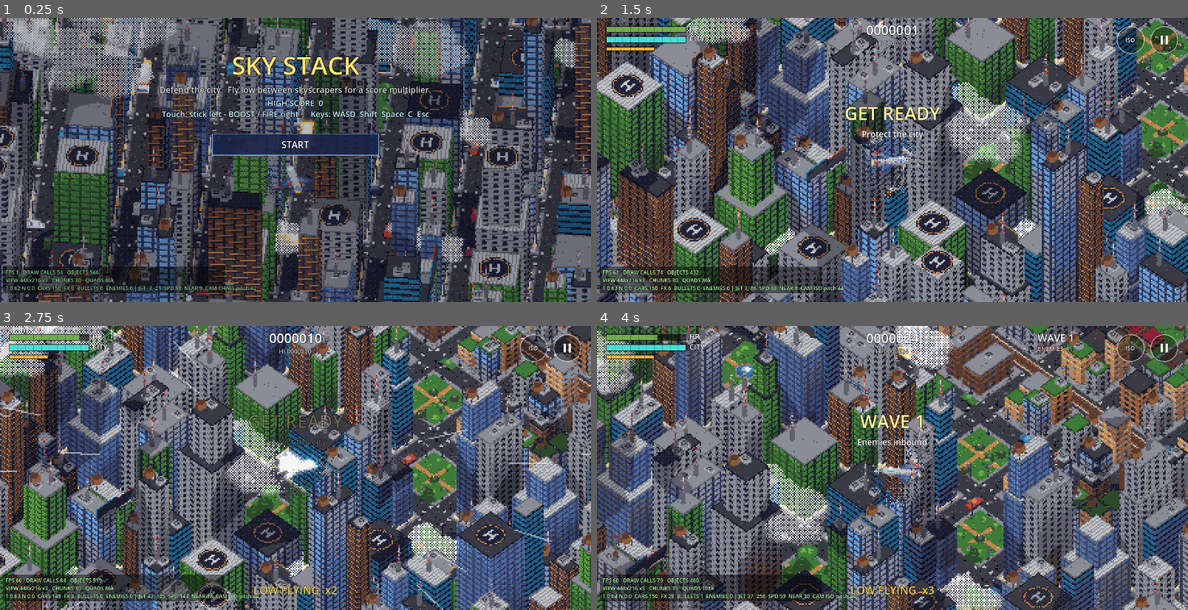
Above: before the commit, frames 1-4 (two rows, left to right).
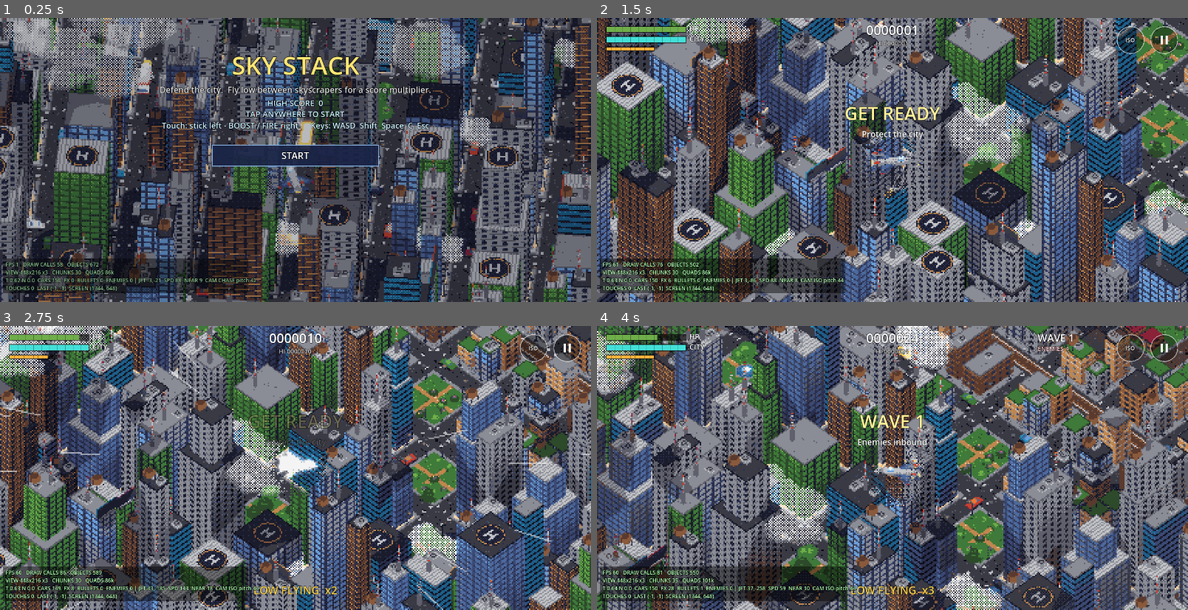
Above: after the commit, the same moments.

Repository: andriiolshevskyi7-hash/sky-stack
Game: Godot game, scene res://main.tscn
The game is run twice, just before and just after one commit, with the same random seed, the same clock (stepped at 60 frames per second) and the same inputs.
Inputs (mouse positions are in pixels of both pictures, inside the frame that each line leads up to):
- Up to frame 1 (0.25 s): no input
- Up to frame 2 (1.5 s): tap Enter at 0.5 s; move the mouse to (1022, 145) at 0.52 s; hold D 0.53-1.25 s; tap C at 0.6 s; click (1022, 145) at 0.67 s; tap Space at 0.77 s; drag from (774, 174) to (862, 216) at 1.27 s
- Up to frame 3 (2.75 s): move the mouse to (354, 405) at 2.02 s; hold D from 2.03 s (still down); hold Shift from 2.03 s (still down); click (354, 405) at 2.17 s
- Up to frame 4 (4 s): release D at 2.75 s; release Shift at 2.75 s; drag from (862, 524) to (715, 425) at 2.77 s; move the mouse to (1069, 510) at 3.52 s; hold A from 3.53 s (still down); hold J from 3.53 s (still down); click (1069, 510) at 3.67 s; tap Space at 3.77 s

The runs differ from the first frame. In frame 1, 5.0% of the frame differs, in the area x 0-73%, y 32-97%; in frame 2, 2.2%; in frame 3, 2.2%; in frame 4, 2.2%.

Commit message:
Fix touch input on menus (START unresponsive on Android)
- Menu handles InputEventScreenTouch directly in _input instead of relying
  on GUI picking + touch-to-mouse emulation; button rects are computed on
  demand, not only inside _draw(); emulated mouse events are ignored to avoid
  double activation; menu no longer uses MOUSE_FILTER_STOP
- Title screen: tap anywhere to start
- Gameplay controls disabled while paused (no stray joystick on RESUME)
- Debug overlay shows touch count / last touch position and a marker
- Headless touch test: START, joystick, FIRE, BOOST, CAM, PAUSE, RESUME,
  game over RETRY via simulated InputEventScreenTouch

Co-Authored-By: Claude Opus 5.5 <noreply@anthropic.com>
Claude-Session: https://claude.ai/code/session_01L9hRBCRnnnxvoWgFDdSWFJ

Diff:
--- a/scripts/controls.gd
+++ b/scripts/controls.gd
@@ -32,6 +32,10 @@
 var _touch_fire := false
 var _mouse_fire := false
 var enabled := true
+# diagnostics (shown in the debug overlay)
+var last_touch := Vector2(-1, -1)
+var touch_count := 0
+var last_touch_ms := 0
 
 
 func _ready() -> void:
@@ -70,6 +74,9 @@
 		touch_seen = true
 		var e := event as InputEventScreenTouch
 		if e.pressed:
+			last_touch = e.position
+			touch_count += 1
+			last_touch_ms = Time.get_ticks_msec()
 			if e.position.distance_to(pause_pos) < small_radius * 1.4:
 				pause_pressed.emit()
 				return
--- a/scripts/hud.gd
+++ b/scripts/hud.gd
@@ -75,6 +75,9 @@
 			ctext(vs.x * 0.5, vs.y * 0.36 + 44 * s, game.banner_sub, 22, Color(1, 1, 1, a))
 	if OS.is_debug_build() and game.show_debug:
 		_draw_debug(vs)
+		# touch diagnostics: marker where the last touch landed
+		if c != null and Time.get_ticks_msec() - c.last_touch_ms < 600:
+			draw_arc(c.last_touch, 30.0 * s, 0, TAU, 24, Color(1, 1, 0, 0.9), 3.0 * s)
 
 
 func _draw_status(vs: Vector2) -> void:
@@ -137,9 +140,10 @@
 		"FPS %d   DRAW CALLS %d   OBJECTS %d" % [fps, dc, objs],
 		"VIEW %dx%d x%d   CHUNKS %d   QUADS %dk" % [game.pv.low.x, game.pv.low.y, game.pv.pixel_scale, game.chunks.chunks.size(), game.chunks.total_quads() / 1000],
 		game.debug_extra(),
+		"TOUCHES %d  LAST %s  SCREEN %s" % [game.controls.touch_count, game.controls.last_touch.round(), vs],
 	]
-	var y := vs.y - 70 * s
-	draw_rect(Rect2(Vector2(8 * s, y - 20 * s), Vector2(560 * s, 68 * s)), Color(0, 0, 0, 0.45))
+	var y := vs.y - 90 * s
+	draw_rect(Rect2(Vector2(8 * s, y - 20 * s), Vector2(620 * s, 88 * s)), Color(0, 0, 0, 0.45))
 	for l in lines:
 		text(Vector2(14 * s, y), l, 14, Color(0.7, 1.0, 0.7))
 		y += 20 * s
--- a/scripts/main.gd
+++ b/scripts/main.gd
@@ -228,7 +228,8 @@
 	menu.open("SKY STACK", "Defend the city.  Fly low between skyscrapers for a score multiplier.",
 		[["START", start_game]],
 		[func() -> String: return "HIGH SCORE  %d" % Save.high_score,
-		"Touch: stick left - BOOST / FIRE right      Keys: WASD  Shift  Space  C  Esc"], 0.25)
+		"TAP ANYWHERE TO START",
+		"Touch: stick left - BOOST / FIRE right      Keys: WASD  Shift  Space  C  Esc"], 0.25, true)
 
 
 func start_game() -> void:
@@ -359,6 +360,7 @@
 	state = State.PAUSE
 	get_tree().paused = true
 	controls.reset()
+	controls.enabled = false
 	Sfx.set_engine(false, 0.0)
 	menu.open("PAUSED", "", [
 		["RESUME", _resume],
@@ -371,6 +373,8 @@
 
 func _resume() -> void:
 	menu.close()
+	controls.reset()
+	controls.enabled = true
 	state = State.PLAY
 	get_tree().paused = false
 
--- a/scripts/menu.gd
+++ b/scripts/menu.gd
@@ -12,17 +12,20 @@
 var _rects: Array[Rect2] = []
 var _hover := -1
 var dim := 0.55
+## If set, a tap anywhere outside the buttons triggers item 0 (title screen).
+var tap_anywhere := false
 
 
 func _ready() -> void:
 	set_anchors_preset(Control.PRESET_FULL_RECT)
 	font = ThemeDB.fallback_font
 	process_mode = Node.PROCESS_MODE_ALWAYS
-	mouse_filter = Control.MOUSE_FILTER_STOP
+	mouse_filter = Control.MOUSE_FILTER_IGNORE
 	visible = false
 
 
-func open(p_title: String, p_sub: String, p_items: Array, p_lines: Array = [], p_dim: float = 0.55) -> void:
+func open(p_title: String, p_sub: String, p_items: Array, p_lines: Array = [], p_dim: float = 0.55, p_tap_anywhere: bool = false) -> void:
+	tap_anywhere = p_tap_anywhere
 	title = p_title
 	subtitle = p_sub
 	items = p_items
@@ -60,17 +63,34 @@
 	for l in lines:
 		_ctext(vs.x * 0.5, y, _str(l), 20, Color(0.8, 0.95, 1.0))
 		y += 28 * s
-	y += 14 * s
+	layout()
+	for i in _rects.size():
+		var r := _rects[i]
+		draw_rect(r, Color(0.1, 0.14, 0.28, 0.9) if i != _hover else Color(0.2, 0.3, 0.55, 0.95))
+		draw_rect(r, Color(0.6, 0.8, 1.0, 0.8), false, 2.0 * s)
+		_ctext(vs.x * 0.5, r.position.y + r.size.y * 0.68, _str(items[i][0]), 24, Color.WHITE)
+
+
+## Button rects in screen pixels. Computed independently of drawing so input
+## works even before the first frame is drawn.
+func layout() -> void:
+	var vs := get_viewport_rect().size
+	s = clampf(vs.y / 720.0, 0.6, 3.0)
+	var y := vs.y * 0.2 + 46 * s
+	if subtitle != "":
+		y += 34 * s
+	y += 28 * s * lines.size() + 14 * s
 	_rects.clear()
 	var bw := 420.0 * s
 	var bh := 54.0 * s
 	for i in items.size():
-		var r := Rect2(Vector2(vs.x * 0.5 - bw * 0.5, y), Vector2(bw, bh))
-		_rects.append(r)
-		draw_rect(r, Color(0.1, 0.14, 0.28, 0.9) if i != _hover else Color(0.2, 0.3, 0.55, 0.95))
-		draw_rect(r, Color(0.6, 0.8, 1.0, 0.8), false, 2.0 * s)
-		_ctext(vs.x * 0.5, y + bh * 0.68, _str(items[i][0]), 24, Color.WHITE)
+		_rects.append(Rect2(Vector2(vs.x * 0.5 - bw * 0.5, y), Vector2(bw, bh)))
 		y += bh + 12 * s
+
+
+func button_center(i: int) -> Vector2:
+	layout()
+	return _rects[i].get_center() if i < _rects.size() else Vector2.ZERO
 
 
 func _ctext(cx: float, y: float, t: String, size: float, col: Color) -> void:
@@ -80,16 +100,32 @@
 	draw_string(font, Vector2(cx - w * 0.5, y), t, HORIZONTAL_ALIGNMENT_CENTER, w, fs, col)
 
 
-func _gui_input(event: InputEvent) -> void:
-	if event is InputEventMouseMotion:
+## Handles touch DIRECTLY (InputEventScreenTouch) so it never depends on
+## touch->mouse emulation or GUI picking. Real mouse clicks also work; mouse
+## events emulated from touch are ignored to avoid double activation.
+func _input(event: InputEvent) -> void:
+	if not visible:
+		return
+	var p := Vector2.INF
+	if event is InputEventScreenTouch and event.pressed:
+		p = event.position
+	elif event is InputEventMouseButton and event.pressed and event.button_index == MOUSE_BUTTON_LEFT:
+		if event.device == InputEvent.DEVICE_ID_EMULATION:
+			return
+		p = event.position
+	elif event is InputEventMouseMotion:
 		_hover = _hit(event.position)
-	elif event is InputEventMouseButton and event.pressed and event.button_index == MOUSE_BUTTON_LEFT:
-		var i := _hit(event.position)
-		if i >= 0:
-			accept_event()
-			Sfx.play("ui")
-			(items[i][1] as Callable).call()
-			queue_redraw()
+		return
+	else:
+		return
+	var i := _hit(p)
+	if i < 0 and tap_anywhere and not items.is_empty():
+		i = 0
+	if i >= 0:
+		Sfx.play("ui")
+		var cb: Callable = items[i][1]
+		cb.call_deferred()
+		queue_redraw()
 
 
 func _unhandled_key_input(event: InputEvent) -> void:
@@ -100,6 +136,7 @@
 
 
 func _hit(p: Vector2) -> int:
+	layout()
 	for i in _rects.size():
 		if _rects[i].has_point(p):
 			return i
--- a/tests/run_tests.gd
+++ b/tests/run_tests.gd
@@ -132,6 +132,94 @@
 	check(not CityGen.is_drivable(CityGen.coast_x(0.0) + 50.0, 0.0, true), "sea is not drivable")
 
 
+func _touch(pos: Vector2, pressed: bool, index: int = 0) -> void:
+	var ev := InputEventScreenTouch.new()
+	ev.index = index
+	ev.position = pos
+	ev.pressed = pressed
+	Input.parse_input_event(ev)
+
+
+func _drag(pos: Vector2, index: int = 0) -> void:
+	var ev := InputEventScreenDrag.new()
+	ev.index = index
+	ev.position = pos
+	Input.parse_input_event(ev)
+
+
+func _frames(n: int) -> void:
+	for i in n:
+		await get_tree().process_frame
+
+
+## Simulated touches on every piece of touch UI.
+func test_touch(main: Node) -> void:
+	print("[touch]")
+	get_tree().root.size = Vector2i(1344, 648)
+	await _frames(2)
+	print("    viewport %s" % main.get_viewport().get_visible_rect().size)
+	check(main.state == main.State.TITLE and main.menu.visible, "title menu shown")
+	var start: Vector2 = main.menu.button_center(0)
+	_touch(start, true)
+	await _frames(3)
+	_touch(start, false)
+	await _frames(3)
+	check(main.state == main.State.PLAY, "touch on START starts the game")
+	check(not main.menu.visible, "menu closed after START")
+	var c: Controls = main.controls
+	# joystick: touch left half, drag right
+	var vs := c.get_viewport().get_visible_rect().size
+	var jp := Vector2(vs.x * 0.15, vs.y * 0.75)
+	_touch(jp, true, 1)
+	await _frames(1)
+	_drag(jp + Vector2(60, 0), 1)
+	await _frames(2)
+	print("    dbg vs=%s joy=%s roles=%s en=%s" % [c.get_viewport().get_visible_rect().size, c.joy_active, c._touch_role, c.enabled])
+	check(c.stick.x > 0.5, "joystick drag steers (stick=%s)" % c.stick)
+	# FIRE + BOOST with two more fingers
+	_touch(c.fire_pos, true, 2)
+	_touch(c.boost_pos, true, 3)
+	await _frames(2)
+	check(c.fire, "FIRE button held")
+	check(c.boost, "BOOST button held")
+	_touch(c.fire_pos, false, 2)
+	_touch(c.boost_pos, false, 3)
+	_touch(jp, false, 1)
+	await _frames(2)
+	check(not c.fire and not c.boost and c.stick == Vector2.ZERO, "buttons released")
+	# CAM
+	var mode_before: int = main.cam.mode
+	_touch(c.cam_pos, true)
+	await _frames(2)
+	_touch(c.cam_pos, false)
+	await _frames(2)
+	check(main.cam.mode != mode_before, "CAM button cycles the view")
+	main.cam.mode = mode_before
+	# PAUSE -> RESUME
+	_touch(c.pause_pos, true)
+	await _frames(2)
+	_touch(c.pause_pos, false)
+	await _frames(2)
+	check(main.state == main.State.PAUSE and get_tree().paused, "pause button pauses")
+	var resume: Vector2 = main.menu.button_center(0)
+	_touch(resume, true)
+	await _frames(3)
+	_touch(resume, false)
+	await _frames(2)
+	check(main.state == main.State.PLAY and not get_tree().paused, "RESUME button resumes")
+	# game over -> RETRY
+	main.jet.damage(9999.0)
+	main._over_t = 10.0
+	await _frames(3)
+	check(main.state == main.State.OVER and main.menu.visible, "game over menu shown")
+	var retry: Vector2 = main.menu.button_center(0)
+	_touch(retry, true)
+	await _frames(3)
+	_touch(retry, false)
+	await _frames(2)
+	check(main.state == main.State.PLAY and main.jet.alive, "RETRY button restarts")
+
+
 func test_launch() -> void:
 	print("[launch]")
 	var scene: PackedScene = load("res://main.tscn")
@@ -145,7 +233,7 @@
 	get_tree().root.add_child(main)
 	await get_tree().process_frame
 	check(main.chunks.chunks.size() >= 9, "chunks streamed at start (%d)" % main.chunks.chunks.size())
-	main.start_game()
+	await test_touch(main)
 	main.jet.autopilot = true
 	var start: Vector3 = main.jet.position
 	await get_tree().create_timer(3.0).timeout
